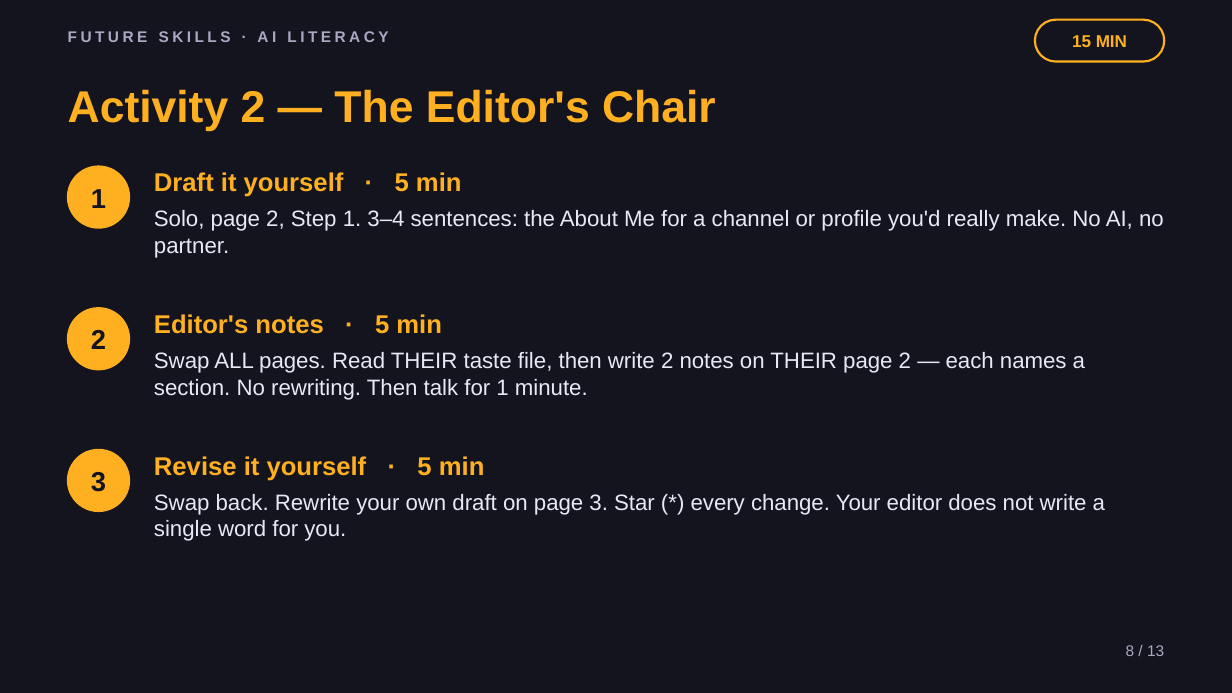
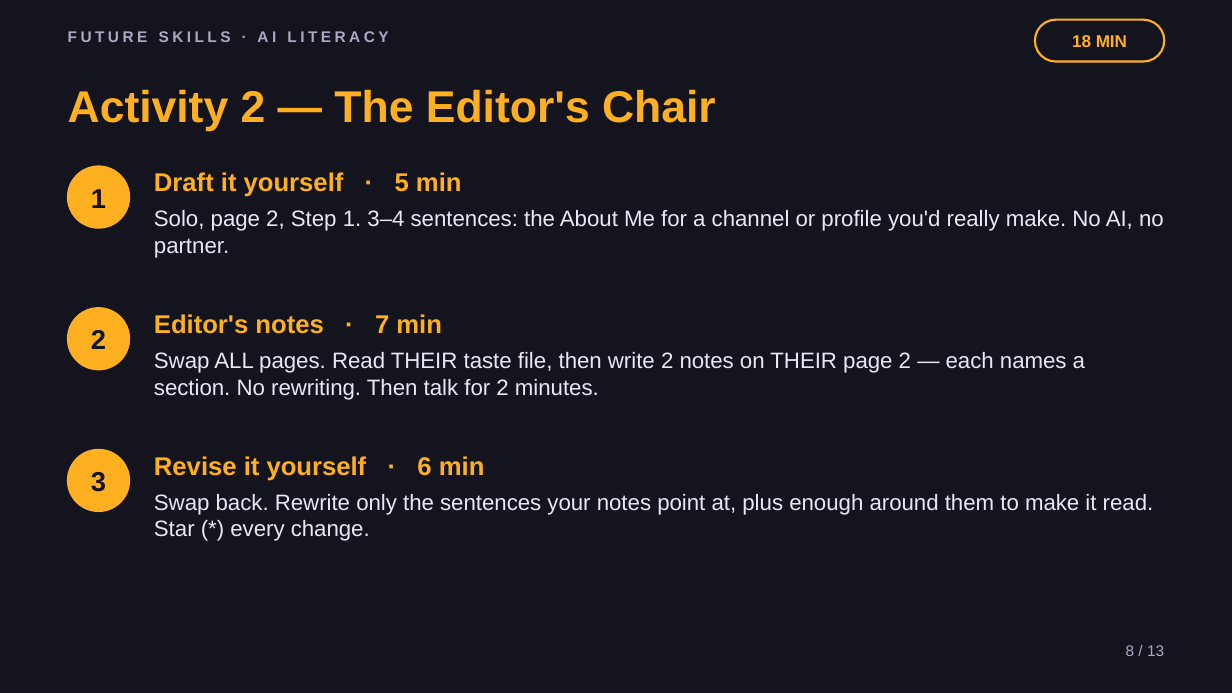
Before and after one commit to phiunit/tptphi, a slide deck: slide 8 of products/ai-taste-file/dist/Teach AI Your Taste - Slides.pptx. Drawn at 1232x693 pixels with LibreOffice and Linux fonts; fonts in the diff are those of the drawing. Boxes give left, top, right and bottom in pixels: in the first picture for what was removed or moved away, otherwise in the second. Text is boxed around its words. In the diff, an @@ line names an element or a change of style, - is before the commit and + after.

```diff
--- a/products/ai-taste-file/dist/Teach AI Your Taste - Slides.pptx
+++ b/products/ai-taste-file/dist/Teach AI Your Taste - Slides.pptx
@@ text at bbox=[1072, 35, 1127, 47]: text changed @@
-15 MIN
+18 MIN
@@ text at bbox=[154, 314, 442, 334]: text changed @@
-Editor's notes · 5 min
+Editor's notes · 7 min
@@ text at bbox=[154, 352, 1085, 400]: text changed @@
-Swap ALL pages. Read THEIR taste file, then write 2 notes on THEIR page 2 — each names a section. No rewriting. Then talk for 1 minute.
+Swap ALL pages. Read THEIR taste file, then write 2 notes on THEIR page 2 — each names a section. No rewriting. Then talk for 2 minutes.
@@ text at bbox=[154, 456, 485, 481]: text changed @@
-Revise it yourself · 5 min
+Revise it yourself · 6 min
@@ text at bbox=[154, 494, 1154, 541]: text changed @@
-Swap back. Rewrite your own draft on page 3. Star (*) every change. Your editor does not write a single word for you.
+Swap back. Rewrite only the sentences your notes point at, plus enough around them to make it read. Star (*) every change.
```
Also in this commit, not shown: 7 other slides changed, 31 other files.
